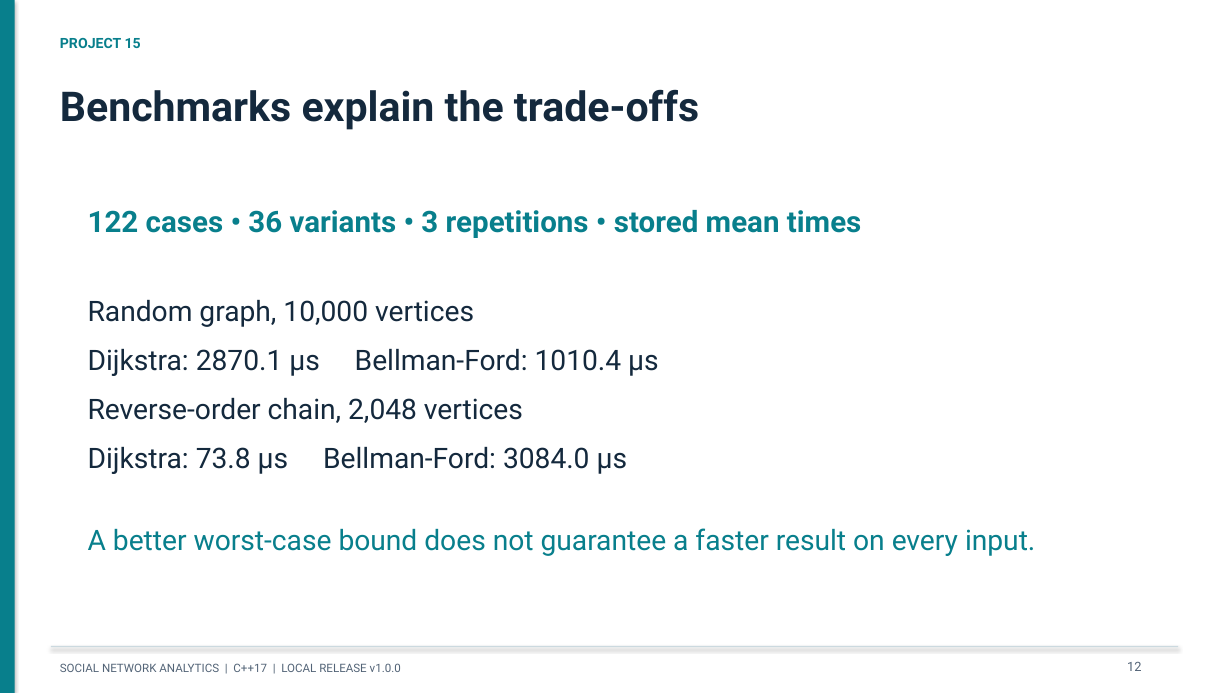
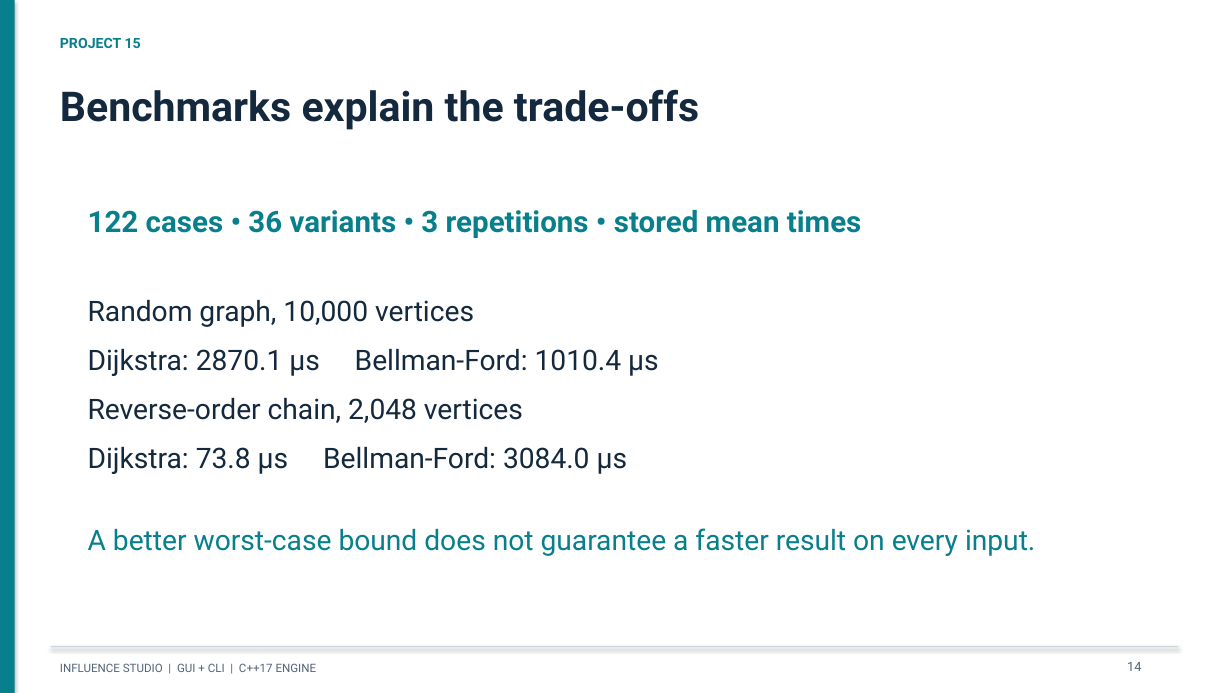
Before and after one commit to Aymuos22/nikita, a slide deck: slide 14 of docs/presentation/Project_15_Presentation.pptx (slide 12 before the commit). Drawn at 1232x693 pixels with LibreOffice and Linux fonts; fonts in the diff are those of the drawing. Boxes give left, top, right and bottom in pixels: in the first picture for what was removed or moved away, otherwise in the second. Text is boxed around its words. In the diff, an @@ line names an element or a change of style, - is before the commit and + after.

```diff
--- a/docs/presentation/Project_15_Presentation.pptx
+++ b/docs/presentation/Project_15_Presentation.pptx
@@ text at (60, 663, 317, 672): text changed @@
-SOCIAL NETWORK ANALYTICS | C++17 | LOCAL RELEASE v1.0.0
+INFLUENCE STUDIO | GUI + CLI | C++17 ENGINE
@@ text at (1127, 662, 1141, 671): text changed @@
-12
+14
```
Also in this commit, not shown: 12 other slides changed, 3 slides added, 1 slide removed, 21 other files.
